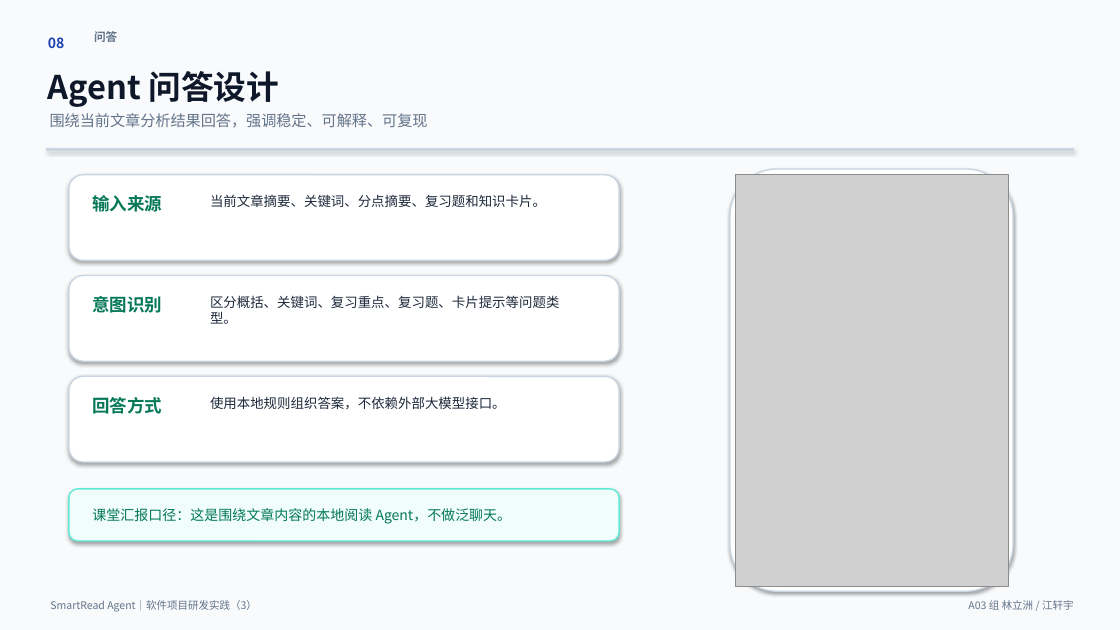
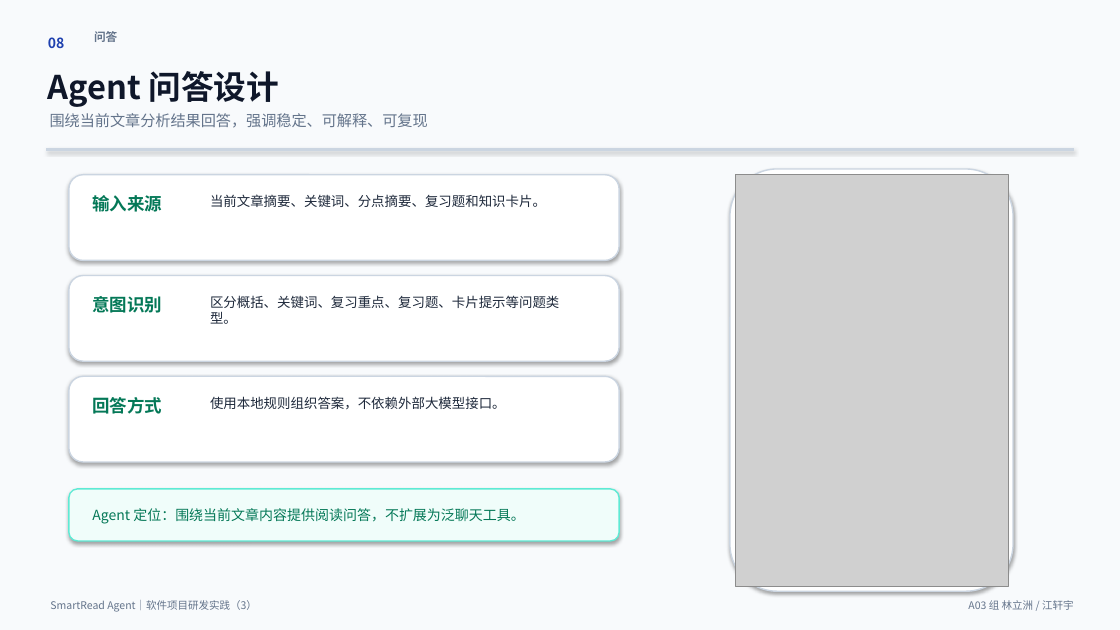
Before and after one commit to heixuan-vsmenghu/SmartRead-Agent-Android, a slide deck: slide 8 of docs/SmartReadAgent_V1.0_期末演示PPT.pptx. Drawn at 1120x630 pixels with LibreOffice and Linux fonts; fonts in the diff are those of the drawing; grey boxes stand for pictures. Boxes give left, top, right and bottom in pixels: in the first picture for what was removed or moved away, otherwise in the second. Text is boxed around its words. In the diff, an @@ line names an element or a change of style, - is before the commit and + after.

```diff
--- a/docs/SmartReadAgent_V1.0_期末演示PPT.pptx
+++ b/docs/SmartReadAgent_V1.0_期末演示PPT.pptx
@@ text at box(92, 508, 525, 524): text changed @@
-课堂汇报口径：这是围绕文章内容的本地阅读 Agent，不做泛聊天。
+Agent 定位：围绕当前文章内容提供阅读问答，不扩展为泛聊天工具。
```
Also in this commit, not shown: 2 other slides changed, 4 other files.
